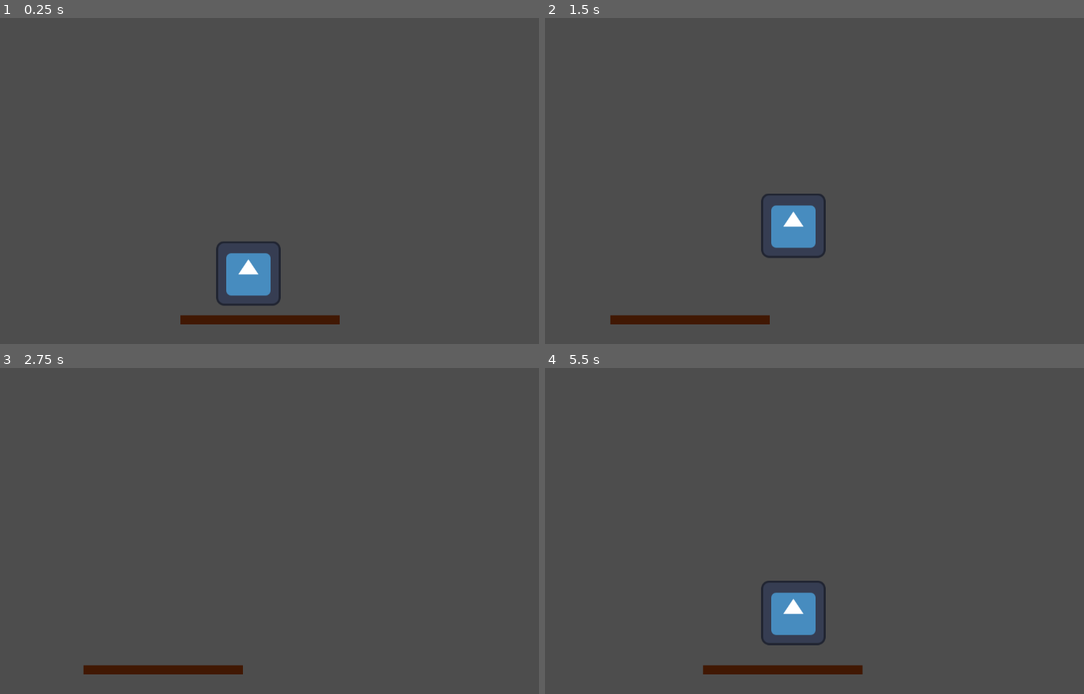
Above: before the commit, frames 1-4 (two rows, left to right).
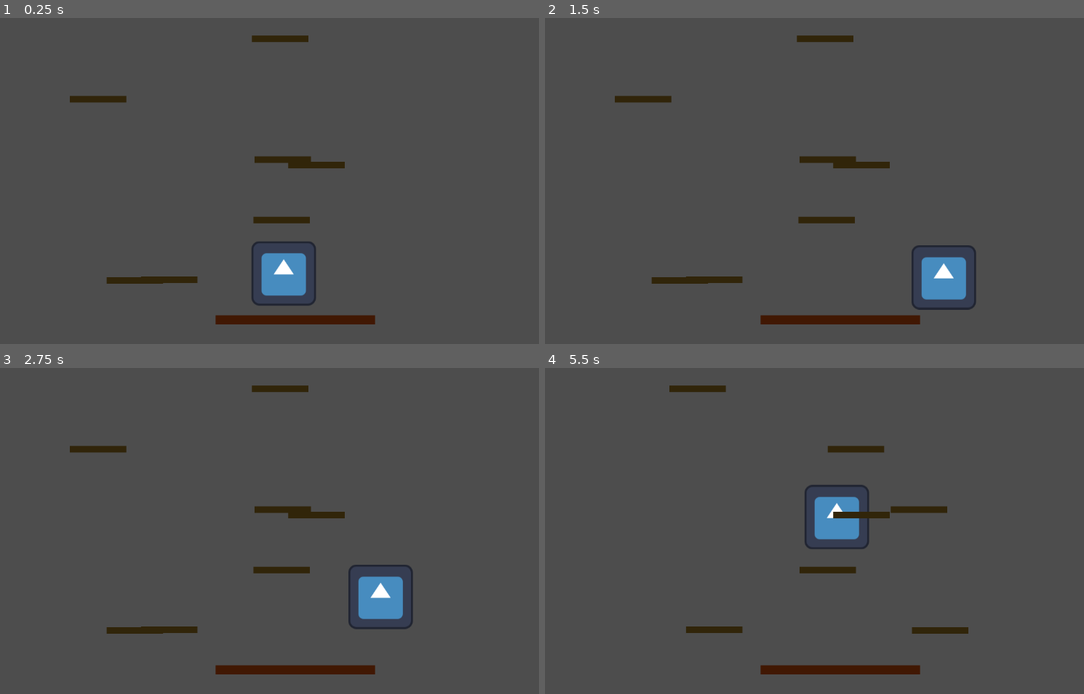
Above: after the commit, the same moments.

Repository: tayoub95360-jpg/Coffee_jump
Game: Godot game, scene res://scenes/sugar_mode.tscn
Two runs of this game, one before a commit and one after it. Both use one fixed random seed, a clock stepped at 60 frames per second and the inputs below. This scene is started directly instead of the project's main scene. The engine's default icon, where the game draws it, is replaced by a stand-in: a white triangle on a blue panel in a dark square.
Inputs:
- Up to frame 1 (0.25 s): no input
- Up to frame 2 (1.5 s): hold Right (move_right) from 0.53 s (still down)
- Up to frame 3 (2.75 s): release Right (move_right) at 2.03 s; hold Left (move_left) from 2.03 s (still down)
- Up to frame 4 (5.5 s): release Left (move_left) at 2.78 s; hold Right (move_right) 2.78-4.28 s; hold Left (move_left) 4.28-5.03 s; hold Right (move_right) from 5.03 s (still down)

The runs differ from the first frame. In frame 1, 3.9% of the frame differs, in the area x 12-70%, y 5-94%; in frame 2, 5.8%, in the area x 12-81%, y 5-94%; in frame 3, 4.3%; in frame 4, 4.8%.

Commit message:
Création de niveau infini pour le sucre

Diff:
--- /dev/null
+++ b/coffee-jump!/scenes/Platform.tscn
@@ -0,0 +1,19 @@
+[gd_scene load_steps=2 format=3 uid="uid://b027024qict03"]
+
+[sub_resource type="RectangleShape2D" id="RectangleShape2D_orc8j"]
+size = Vector2(112, 13)
+
+[node name="Platform" type="Node2D"]
+
+[node name="Body" type="StaticBody2D" parent="."]
+
+[node name="CollisionShape2D" type="CollisionShape2D" parent="Body"]
+position = Vector2(0, -6.5)
+shape = SubResource("RectangleShape2D_orc8j")
+one_way_collision = true
+
+[node name="ColorRect" type="ColorRect" parent="Body"]
+offset_left = -56.0
+offset_top = -13.0
+offset_right = 56.0
+color = Color(0.19193962, 0.14357376, 0.03821844, 1)
--- a/coffee-jump!/scenes/sugar_mode.tscn
+++ b/coffee-jump!/scenes/sugar_mode.tscn
@@ -1,17 +1,24 @@
-[gd_scene load_steps=3 format=3 uid="uid://nfnfn4twb07o"]
+[gd_scene load_steps=5 format=3 uid="uid://nfnfn4twb07o"]
 
 [ext_resource type="PackedScene" uid="uid://c83buur7nf6wq" path="res://scenes/sugar.tscn" id="1_68idp"]
+[ext_resource type="Script" uid="uid://co2fr6pb08wsp" path="res://scripts/sugar_mode.gd" id="1_namnb"]
+[ext_resource type="PackedScene" uid="uid://b027024qict03" path="res://scenes/Platform.tscn" id="2_f7oly"]
 
 [sub_resource type="RectangleShape2D" id="RectangleShape2D_f7oly"]
 size = Vector2(315, 18)
 
 [node name="sugar_mode" type="Node2D"]
+script = ExtResource("1_namnb")
+player_node_path = NodePath("sugar")
 
 [node name="sugar" parent="." instance=ExtResource("1_68idp")]
 position = Vector2(70, -67)
 
 [node name="Camera2D2" type="Camera2D" parent="sugar"]
+limit_left = -500
+limit_right = 500
 limit_bottom = 120
+position_smoothing_enabled = true
 
 [node name="Ground" type="StaticBody2D" parent="."]
 position = Vector2(93, -7)
@@ -26,3 +33,9 @@
 offset_right = 158.0
 offset_bottom = 88.0
 color = Color(0.25341454, 0.09322538, 0.013903133, 1)
+
+[node name="Platform" parent="." instance=ExtResource("2_f7oly")]
+position = Vector2(-157, -1)
+
+[node name="Platform2" parent="." instance=ExtResource("2_f7oly")]
+position = Vector2(135, -229)
--- a/coffee-jump!/scripts/sugar.gd
+++ b/coffee-jump!/scripts/sugar.gd
@@ -1,7 +1,7 @@
 extends CharacterBody2D
 
 @export var speed : float = 240.0
-@export var jump_strength : float = 650.0
+@export var jump_strength : float = 800.0
 @export var gravity : float = 1400.0
 
 func _physics_process(delta):
--- /dev/null
+++ b/coffee-jump!/scripts/sugar_mode.gd
@@ -0,0 +1,50 @@
+extends Node2D
+
+@export var platform_scene : PackedScene = preload("res://scenes/platform.tscn")
+@export var num_initial_platforms : int = 5
+@export var vertical_gap : int = 120
+@export var horizontal_range : int = 300
+@export var player_node_path : NodePath
+
+var platforms : Array = []
+var player : Node2D = null
+
+func _ready():
+	if player_node_path != NodePath(""):
+		player = get_node(player_node_path)
+	else:
+		push_error("Aucun joueur assigné à player_node_path !")
+		return
+
+	var y = 0
+	for i in range(num_initial_platforms):
+		spawn_platform(Vector2(randf_range(-horizontal_range, horizontal_range), y))
+		y -= vertical_gap
+
+func _physics_process(_delta):
+	if not player:
+		return
+
+	# Génération de nouvelles plateformes si le joueur monte
+	var highest_platform_y = get_highest_platform_y()
+	if player.global_position.y < highest_platform_y + 300:
+		spawn_platform(Vector2(randf_range(-horizontal_range, horizontal_range), highest_platform_y - vertical_gap))
+
+	# Supprimer les plateformes trop basses
+	for p in platforms.duplicate():
+		if p.global_position.y > player.global_position.y + 400:
+			platforms.erase(p)
+			p.queue_free()
+
+func spawn_platform(pos : Vector2):
+	var p = platform_scene.instantiate()
+	add_child(p)
+	p.global_position = pos
+	platforms.append(p)
+
+func get_highest_platform_y() -> float:
+	var highest = 0
+	for p in platforms:
+		if p.global_position.y < highest:
+			highest = p.global_position.y
+	return highest
Not shown, added: coffee-jump!/scripts/sugar_mode.gd.uid
